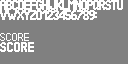
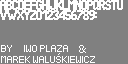
Layered file, before and after one edit (128x64). Changes by layer:
painted on "Tło" over (x1=0, y1=33, x2=95, y2=63)
